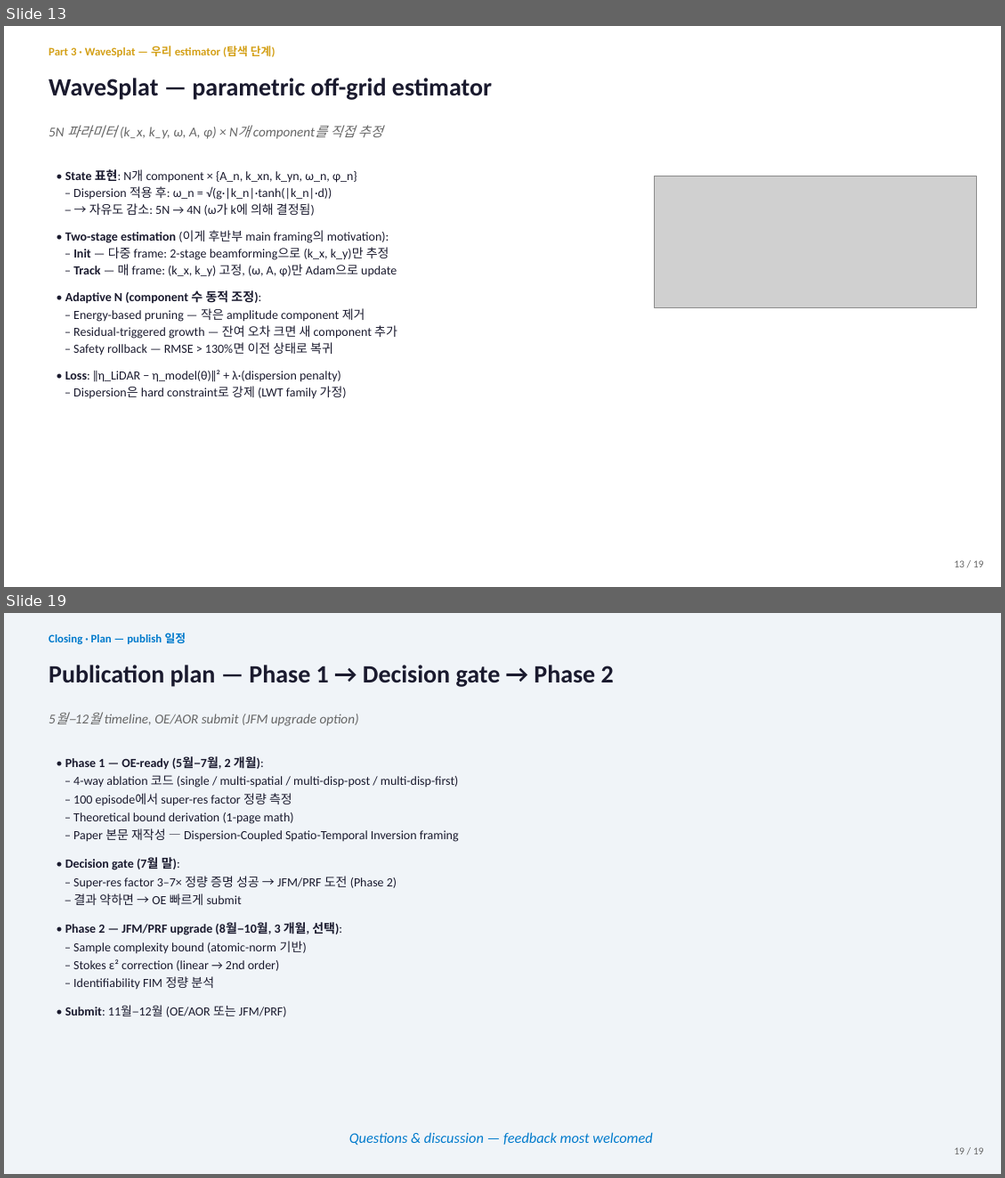
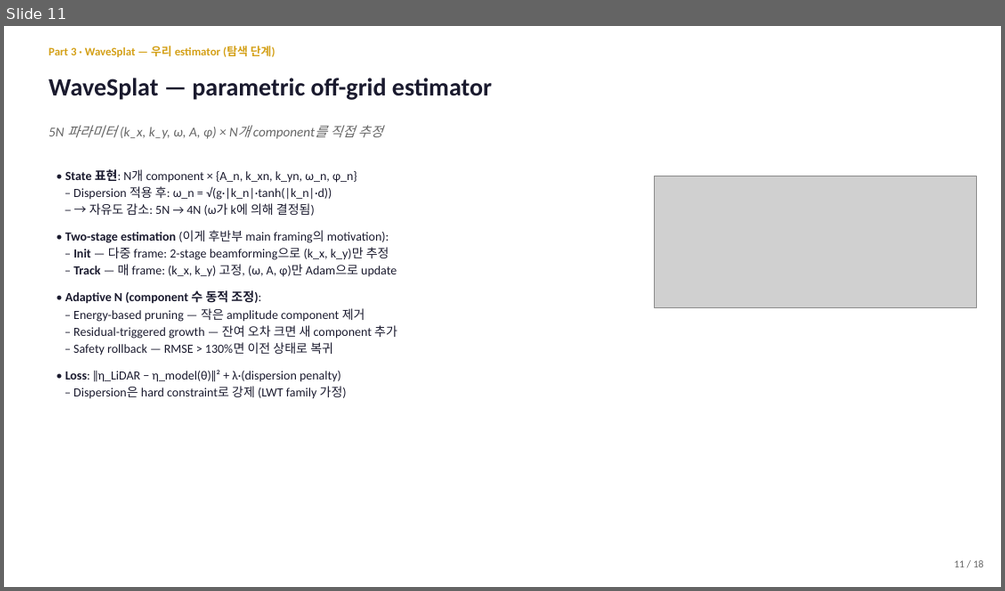
Before and after one commit to SAEYONGPARK94/wavesplat, a slide deck: wavesplat/docs/labmeeting_2026_05_13.pptx. Shown one above the other, each under a label of ours: slides 13 and 19 before the commit, slide 11 after it; the slides between them are not shown. The pictures are 1005x1178 and 1005x591 pixels, drawn with LibreOffice and Linux fonts; fonts in the diff are those of the drawing; grey boxes stand for pictures. Boxes give left, top, right and bottom in pixels: in the first picture for what was removed or moved away, otherwise in the second. Text is boxed around its words. In the diff, an @@ line names an element or a change of style, - is before the commit and + after.

```diff
--- a/wavesplat/docs/labmeeting_2026_05_13.pptx
+++ b/wavesplat/docs/labmeeting_2026_05_13.pptx
@@ slide 19 removed at bbox=[4, 613, 1001, 1174], background #F0F4F8 @@
@@ text removed at bbox=[48, 633, 186, 644] @@
-Closing · Plan — publish 일정
@@ text removed at bbox=[48, 665, 614, 687] @@
-Publication plan — Phase 1 → Decision gate → Phase 2
@@ text removed at bbox=[105, 714, 359, 726] @@
-5월–12월 timeline, OE/AOR submit (JFM upgrade option)
@@ text removed at bbox=[65, 756, 459, 1017] @@
-• Phase 1 — OE-ready (5월–7월, 2 개월):
-– 4-way ablation 코드 (single / multi-spatial / multi-disp-post / multi-disp-first)
-– 100 episode에서 super-res factor 정량 측정
-– Theoretical bound derivation (1-page math)
-– Paper 본문 재작성 — Dispersion-Coupled Spatio-Temporal Inversion framing
-• Decision gate (7월 말):
-– Super-res factor 3–7× 정량 증명 성공 → JFM/PRF 도전 (Phase 2)
-– 결과 약하면 → OE 빠르게 submit
-• Phase 2 — JFM/PRF upgrade (8월–10월, 3 개월, 선택):
-– Sample complexity bound (atomic-norm 기반)
-– Stokes ε² correction (linear → 2nd order)
-– Identifiability FIM 정량 분석
-• Submit: 11월–12월 (OE/AOR 또는 JFM/PRF)
@@ text removed at bbox=[349, 1132, 653, 1144] @@
-Questions & discussion — feedback most welcomed
@@ text removed at bbox=[954, 1147, 984, 1154] @@
-19 / 19
@@ what was slide 13 is now slide 11 @@
@@ slide 11 changed as well @@
@@ text at bbox=[954, 560, 984, 567]: text changed @@
-13 / 19
+11 / 18
```
Also in this commit, not shown: 16 other slides changed, 11 slides added, 7 other slides removed, 14 other files.
